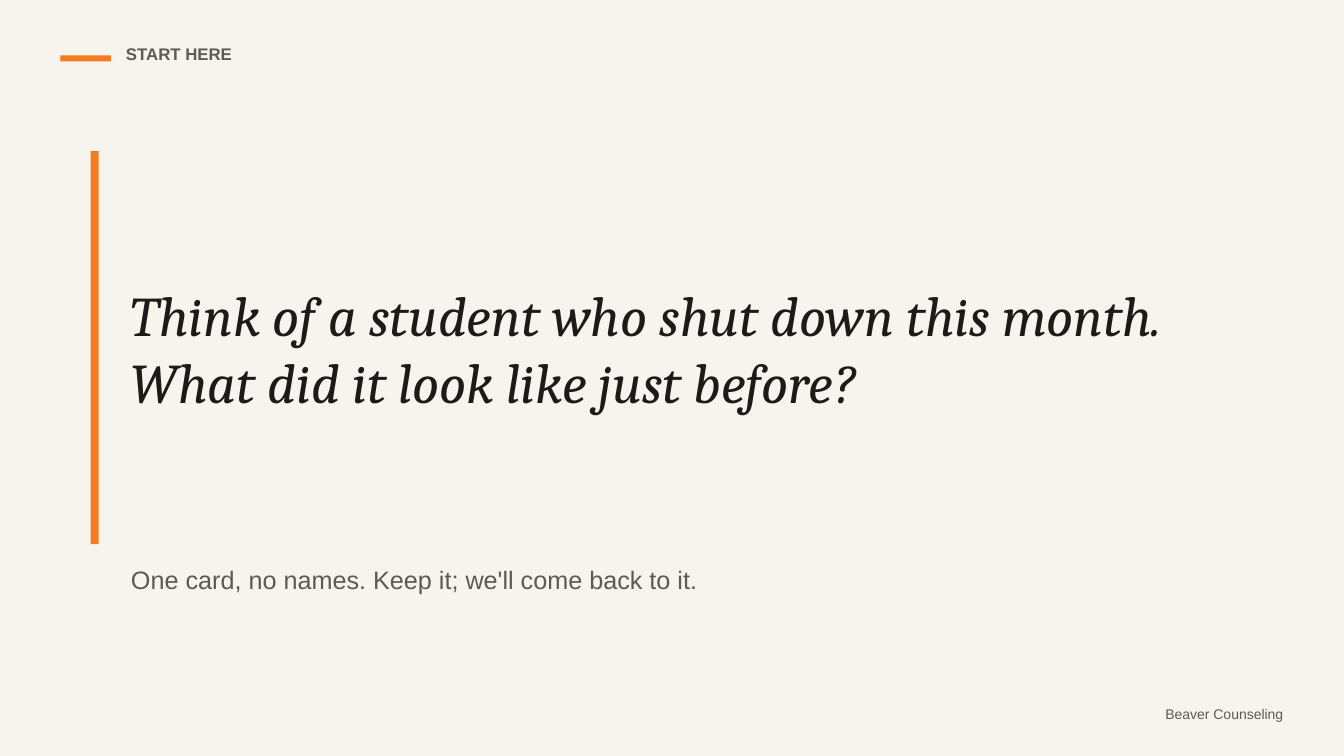
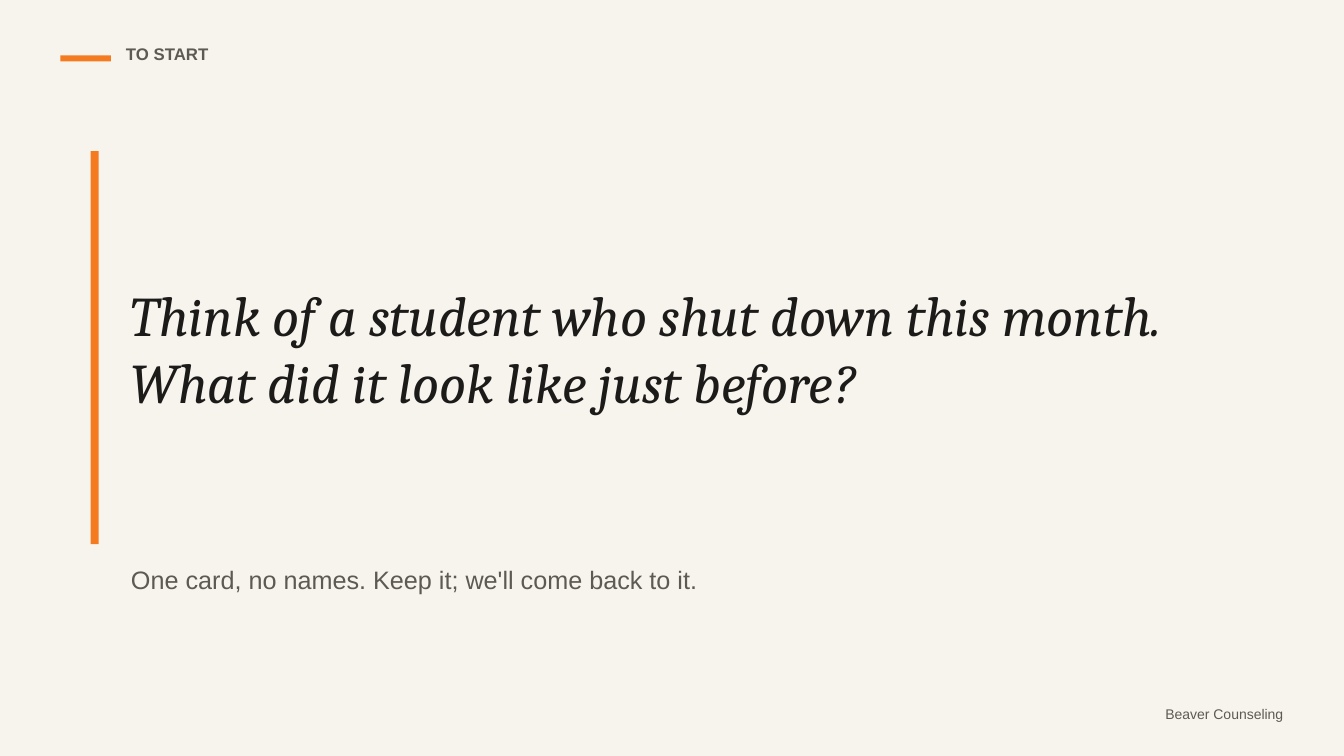
Before and after one commit to rmwtoolkit/bcds-toolkit, a slide deck: slide 6 of decks/stretch-not-strain-lesson-v2.pptx. Drawn at 1344x756 pixels with LibreOffice and Linux fonts; fonts in the diff are those of the drawing. Boxes give left, top, right and bottom in pixels: in the first picture for what was removed or moved away, otherwise in the second. Text is boxed around its words. In the diff, an @@ line names an element or a change of style, - is before the commit and + after.

```diff
--- a/decks/stretch-not-strain-lesson-v2.pptx
+++ b/decks/stretch-not-strain-lesson-v2.pptx
@@ text at [126, 48, 209, 60]: text changed @@
-START HERE
+TO START
```
Also in this commit, not shown: 8 other slides changed, 8 slides added, 2 slides removed, 20 other files.
